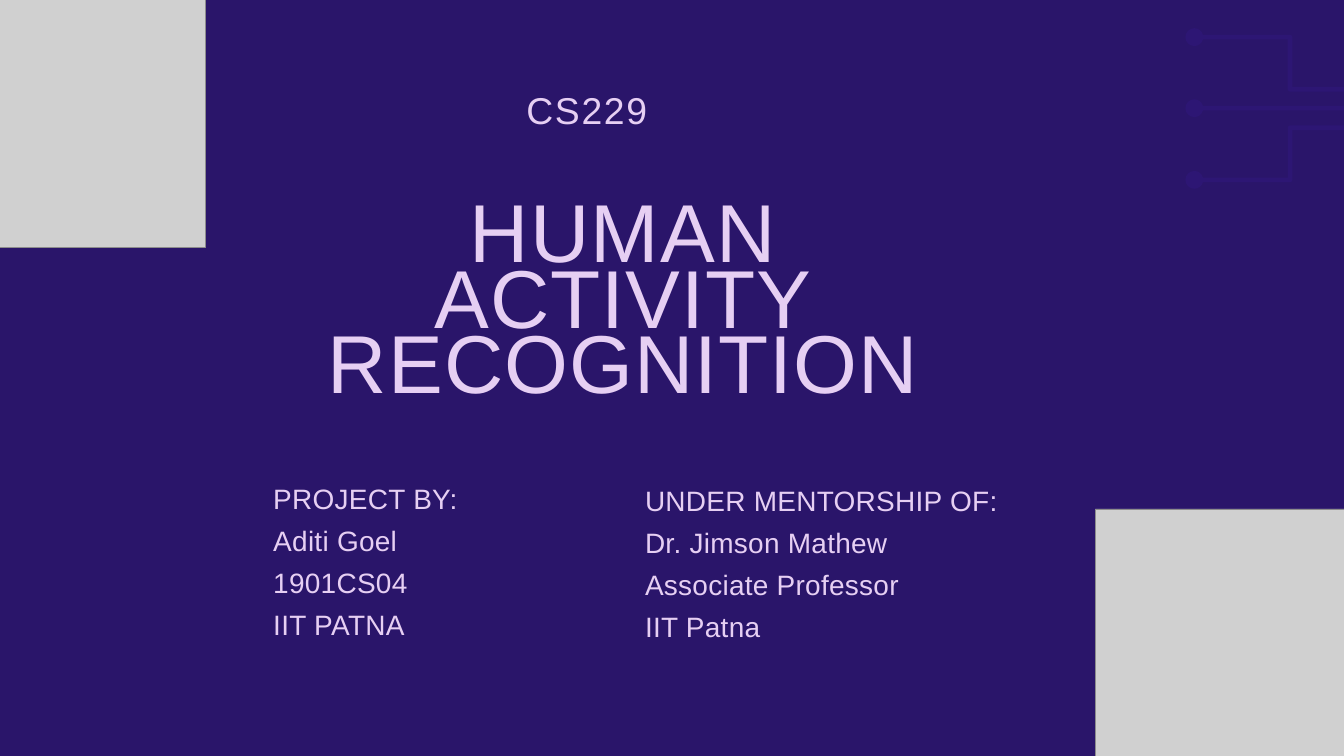
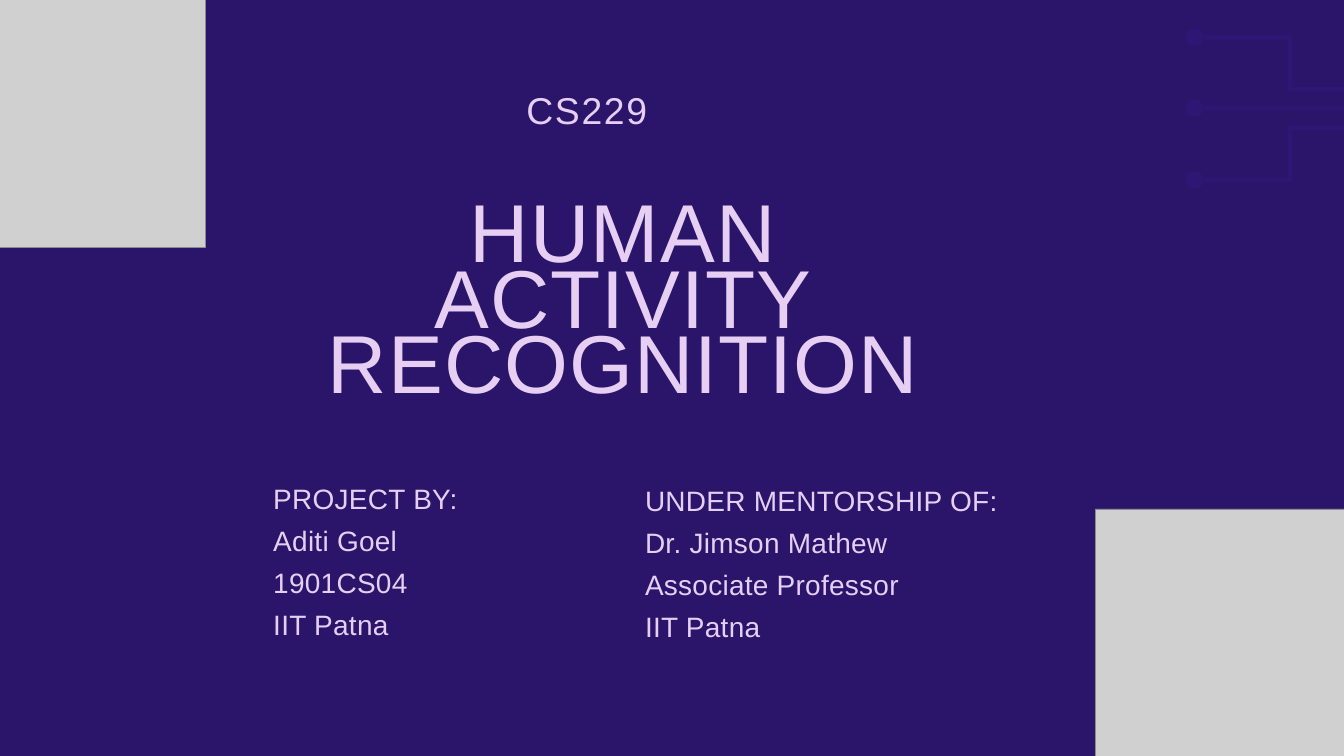
Before and after one commit to aditi17goel/ActivityRecognition, a slide deck: slide 1 of HAR.pptx. Drawn at 1344x756 pixels with LibreOffice and Linux fonts; fonts in the diff are those of the drawing; grey boxes stand for pictures. Boxes give left, top, right and bottom in pixels: in the first picture for what was removed or moved away, otherwise in the second. Text is boxed around its words. In the diff, an @@ line names an element or a change of style, - is before the commit and + after.

Commit message:
typo

```diff
--- a/HAR.pptx
+++ b/HAR.pptx
@@ text at [273, 615, 388, 636]: text changed @@
-IIT PATNA
+IIT Patna
```
